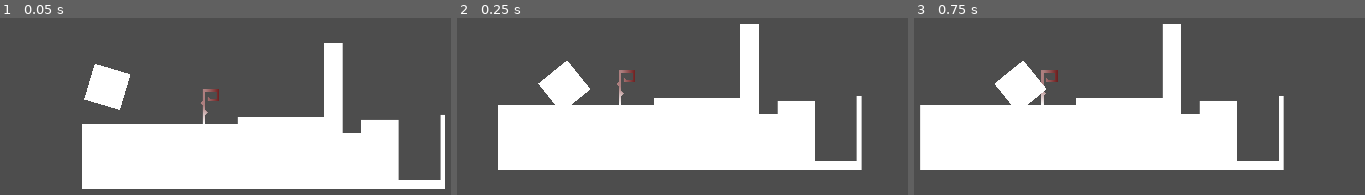
Above: before the commit, frames 1-3 (left to right).
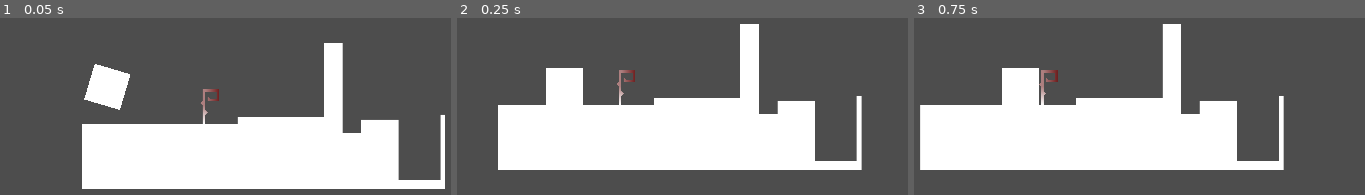
Above: after the commit, the same moments.

Repository: mk56-spn/Xanadu
Game: Godot game, scene res://Stages/TestStage.tscn
Two runs of this game, one before a commit and one after it. Both use one fixed random seed, a clock stepped at 60 frames per second and the inputs below. The project has no main scene, so this scene is started directly.
Inputs:
- Up to frame 1 (0.05 s): no input
- Up to frame 2 (0.25 s): no input
- Up to frame 3 (0.75 s): hold D (main) from 0.53 s (still down)

Frame 1 is identical in both runs. In frame 2, 0.5% of the frame differs, in the area x 17-30%, y 24-50%; in frame 3, 0.5%.

Commit message:
Create snapped rotation for when the core is in contact with the floor.

Diff:
--- a/Perceptions/Core.gd
+++ b/Perceptions/Core.gd
@@ -1,8 +1,10 @@
 extends CharacterBody2D
-
 
 const SPEED = 300.0
 const JUMP_VELOCITY = -1900.0
+
+#Air movement does not require a tween for now
+var rotation_tween : Tween;
 
 # This should not be altered to obtain different directions or speeds, instead a multiplier should be applied to it
 const BASE_VELOCITY : int = 700;
@@ -25,12 +27,31 @@
 	move_and_slide()
 
 func _air_movement(d : float) -> void:
+
+	if rotation_tween:
+		rotation_tween.kill()
+		rotation_tween = null;
+
 	$Body.rotate(deg_to_rad(360 * d))
+
 	velocity.y = minf(1500, velocity.y + gravity * d)
 
 func _ground_movement() -> void:
+
+	_grounded_rotation();
+
 	if Input.is_action_pressed("main"):
 		velocity.y = JUMP_VELOCITY;
+
+func _grounded_rotation() -> void:
+
+	#The step of the snap is set to 90 degrees since we only want to target rotations at which one face is
+	#parallel to the ground.
+	var target_rotation: float = snappedf($Body.rotation_degrees, 90);
+
+	if (rotation_tween == null && $Body.rotation_degrees != target_rotation):
+		rotation_tween = create_tween();
+		rotation_tween.tween_property($Body,"rotation_degrees", target_rotation, 0.1)
 
 func _nucleus_collision() -> void:
 	$Nucleus.modulate = Color.RED if $Nucleus.has_overlapping_bodies() else Color.GREEN_YELLOW;
